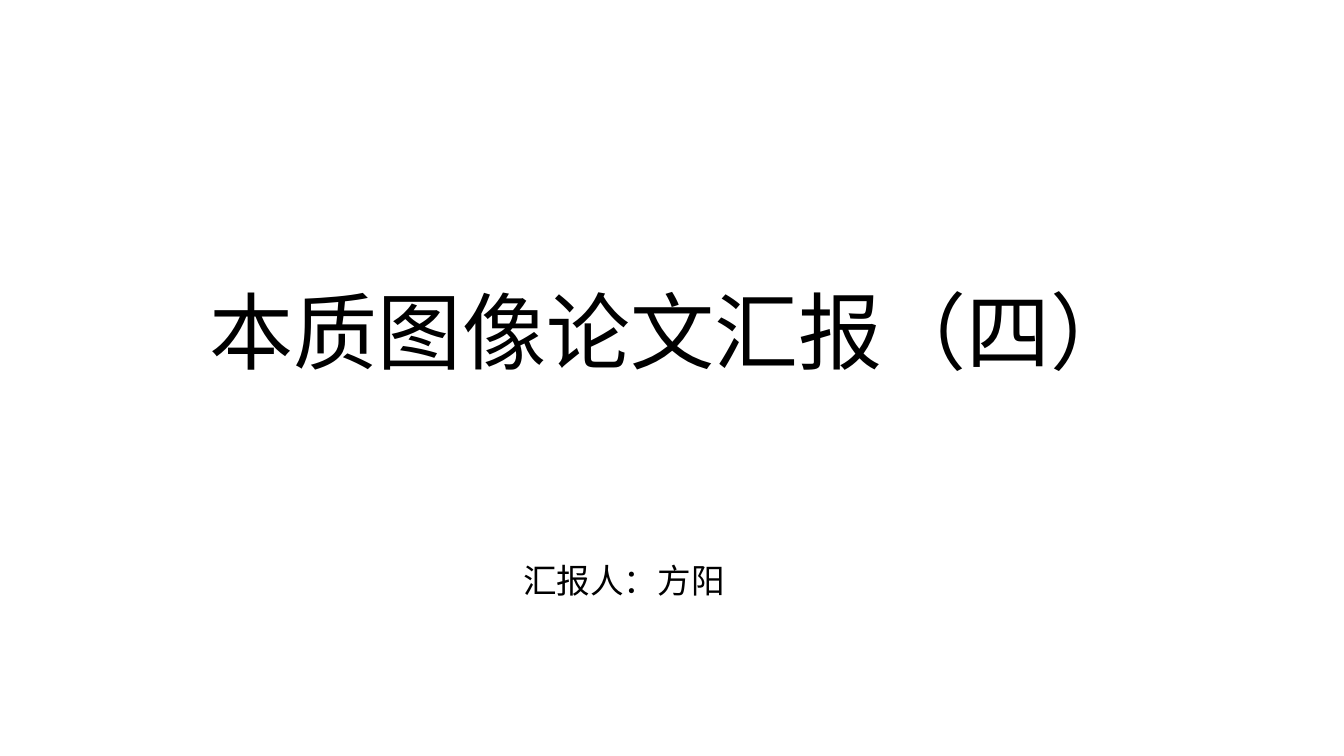
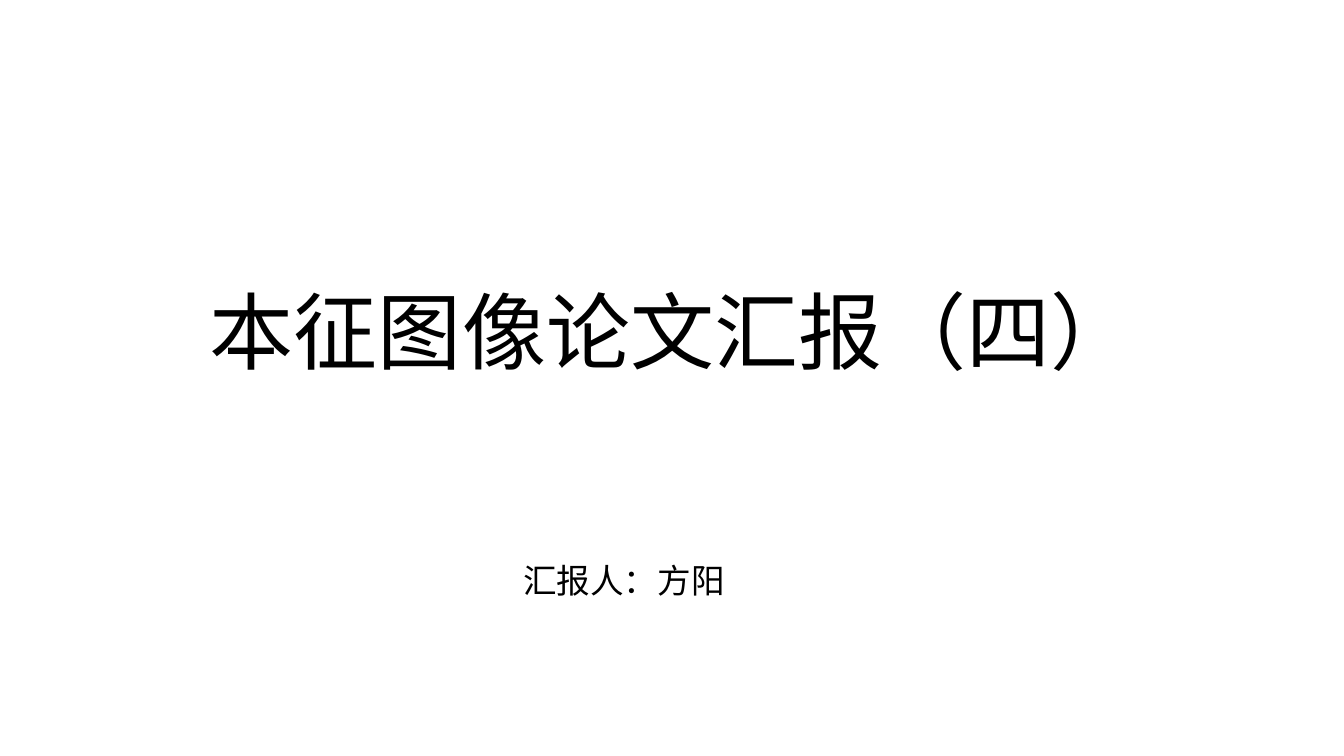
Before and after one commit to FangYang970206/PaperNote, a slide deck: slide 1 of intrinsic image/four phase.pptx. Drawn at 1344x756 pixels with LibreOffice and Linux fonts; fonts in the diff are those of the drawing. Boxes give left, top, right and bottom in pixels: in the first picture for what was removed or moved away, otherwise in the second. Text is boxed around its words. In the diff, an @@ line names an element or a change of style, - is before the commit and + after.

Commit message:
本质 -> 本征

```diff
--- a/intrinsic image/four phase.pptx
+++ b/intrinsic image/four phase.pptx
@@ title at (x1=210, y1=291, x2=1134, y2=371): text changed @@
-本质图像论文汇报（四）
+本征图像论文汇报（四）
```
Also in this commit, not shown: 7 other files.
